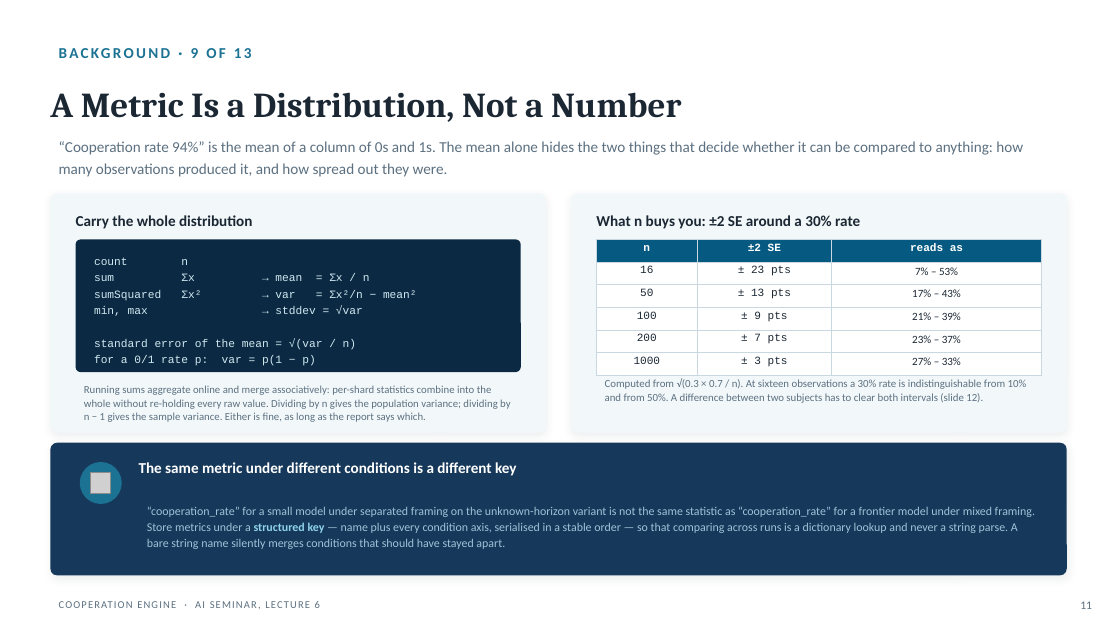
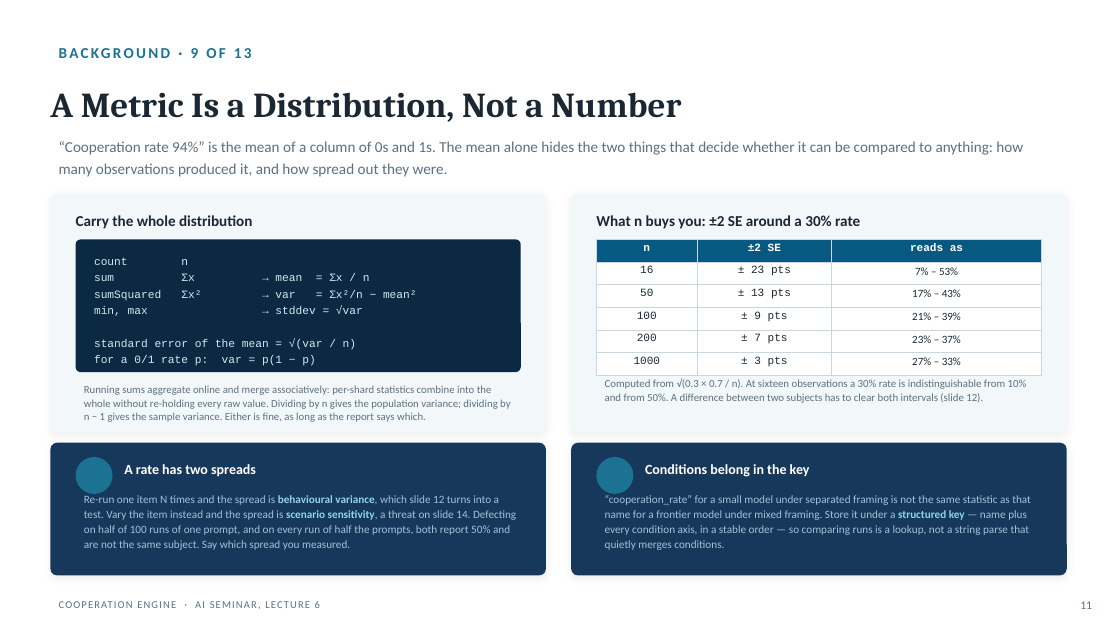
Before and after one commit to kaiser-factorial/repo-teacher, a slide deck: slide 11 of lecture-6-cooperationengine/Cooperation_Engine_Lecture.pptx. Drawn at 1120x630 pixels with LibreOffice and Linux fonts; fonts in the diff are those of the drawing; grey boxes stand for pictures; background and template pictures are left out. Boxes give left, top, right and bottom in pixels: in the first picture for what was removed or moved away, otherwise in the second. Text is boxed around its words. In the diff, an @@ line names an element or a change of style, - is before the commit and + after.

```diff
--- a/lecture-6-cooperationengine/Cooperation_Engine_Lecture.pptx
+++ b/lecture-6-cooperationengine/Cooperation_Engine_Lecture.pptx
@@ rounded rectangle: place and size @@
-rounded rectangle at [50, 443, 1067, 576]
+rounded rectangle at [50, 443, 546, 576]
@@ rounded rectangle added at [571, 443, 1067, 576], fill #16385A @@
@@ ellipse: place and size @@
-ellipse at [80, 462, 122, 504]
+ellipse at [76, 457, 113, 494]
@@ picture removed at [91, 473, 111, 493] @@
@@ text at [124, 464, 256, 477]: text changed; size 13 to 12 pt @@
-The same metric under different conditions is a different key
+A rate has two spreads
@@ ellipse added at [597, 457, 634, 494], fill #1C7293 @@
@@ text added at [645, 464, 810, 477], 12 pt, text #FFFFFF, bold @@
+Conditions belong in the key
@@ text added at [84, 495, 516, 550], 9.6 pt, text #9FC3D9 @@
+Re-run one item N times and the spread is behavioural variance, which slide 12 turns into a test. Vary the item instead and the spread is scenario sensitivity, a threat on slide 14. Defecting on half of 100 runs of one prompt, and on every run of half the prompts, both report 50% and are not the same subject. Say which spread you measured.
@@ text "“cooperation_rate” for a small model ..." at [605, 495, 1031, 550]: vertical alignment middle to top @@
@@ text at [605, 495, 1031, 550]: text changed; size 10.2 to 9.6 pt @@
-“cooperation_rate” for a small model under separated framing on the unknown-horizon variant is not the same statistic as “cooperation_rate” for a frontier model under mixed framing. Store metrics under a structured key — name plus every condition axis, serialised in a stable order — so that comparing across runs is a dictionary lookup and never a string parse. A bare string name silently merges conditions that should have stayed apart.
+“cooperation_rate” for a small model under separated framing is not the same statistic as that name for a frontier model under mixed framing. Store it under a structured key — name plus every condition axis, in a stable order — so comparing runs is a lookup, not a string parse that quietly merges conditions.
```
Also in this commit, not shown: 2 other files.
